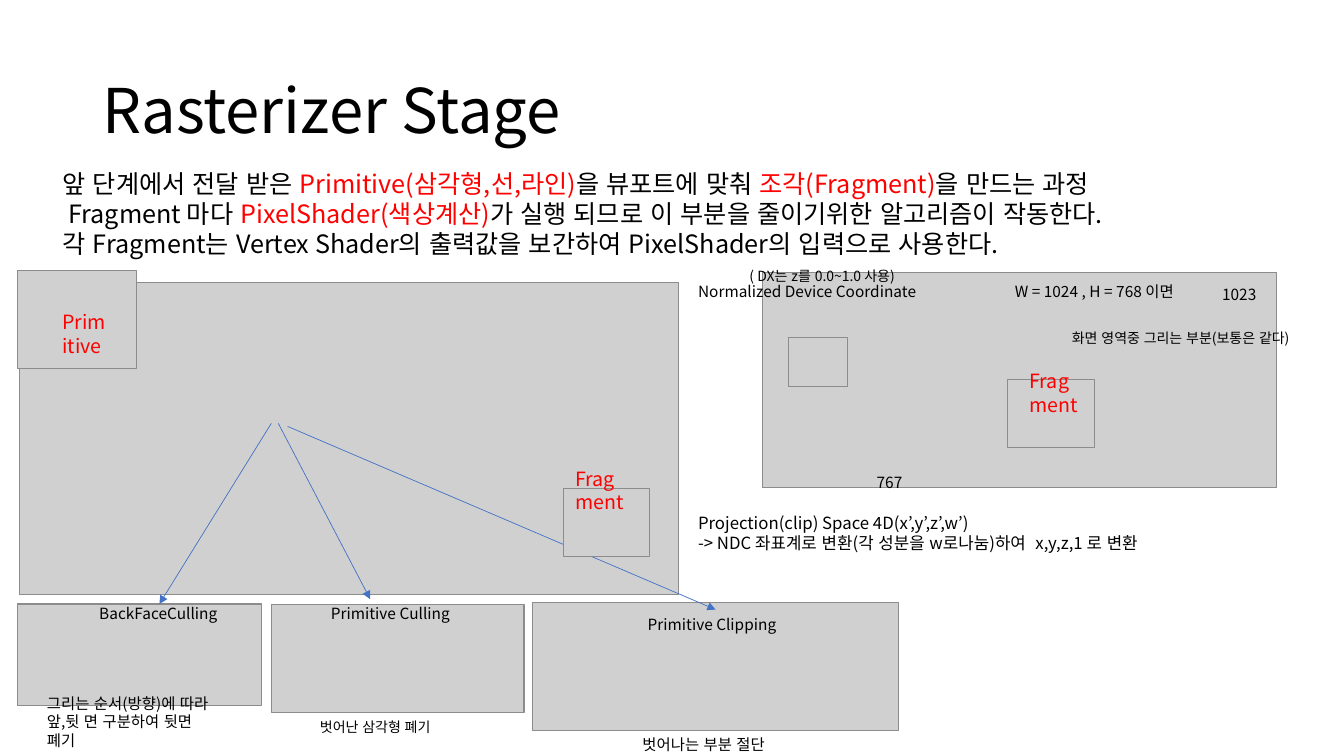
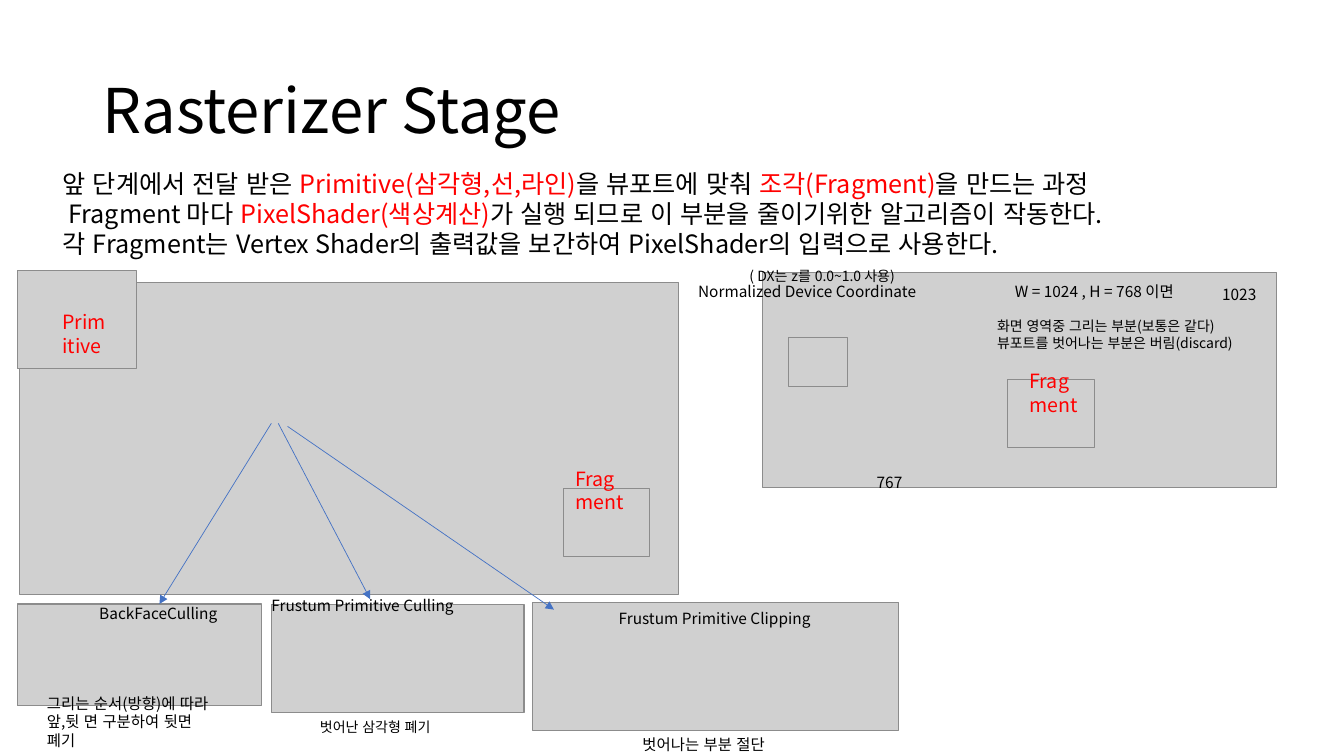
Before and after one commit to ldw9981/D3D11_Tutorial, a slide deck: slide 11 of Documents/02기초-삼각형그리기.pptx (slide 10 before the commit). Drawn at 1344x756 pixels with LibreOffice and Linux fonts; fonts in the diff are those of the drawing; grey boxes stand for pictures. Boxes give left, top, right and bottom in pixels: in the first picture for what was removed or moved away, otherwise in the second. Text is boxed around its words. In the diff, an @@ line names an element or a change of style, - is before the commit and + after.

```diff
--- a/Documents/02기초-삼각형그리기.pptx
+++ b/Documents/02기초-삼각형그리기.pptx
@@ text "화면 영역중 그리는 부분(보통은 같다)": place and size @@
-text "화면 영역중 그리는 부분(보통은 같다)" at box(1072, 329, 1289, 347)
+text "화면 영역중 그리는 부분(보통은 같다)" at box(997, 319, 1233, 351)
@@ text at box(997, 336, 1233, 351): paragraph added @@
+뷰포트를 벗어나는 부분은 버림(discard)
@@ arrow moved from (287, 426) - (716, 610) to (287, 426) - (555, 610) @@
@@ text removed at box(698, 515, 1138, 553) @@
-Projection(clip) Space 4D(x’,y’,z’,w’)
--> NDC 좌표계로 변환(각 성분을 w로나눔)하여 x,y,z,1 로 변환
@@ text at box(271, 596, 453, 616): text changed @@
-Primitive Culling
+Frustum Primitive Culling
@@ text at box(619, 611, 810, 628): text changed @@
-Primitive Clipping
+Frustum Primitive Clipping
```
Also in this commit, not shown: 5 other slides changed, 2 slides added, 2 slides removed, 2 other files.
